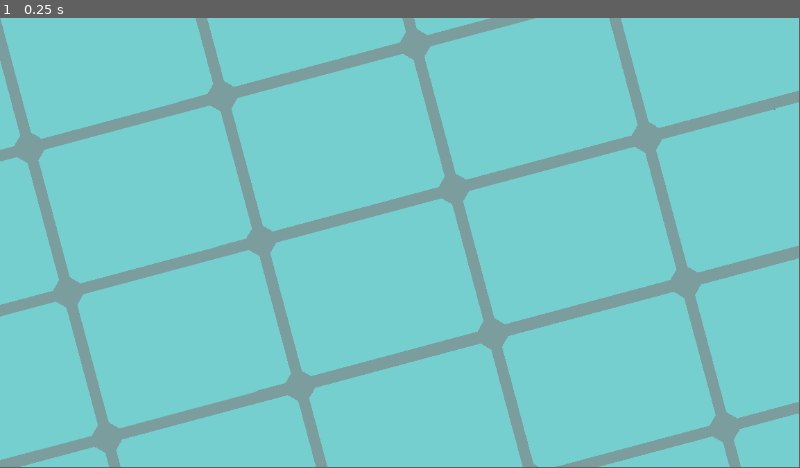
Above: before the commit, frame 1.
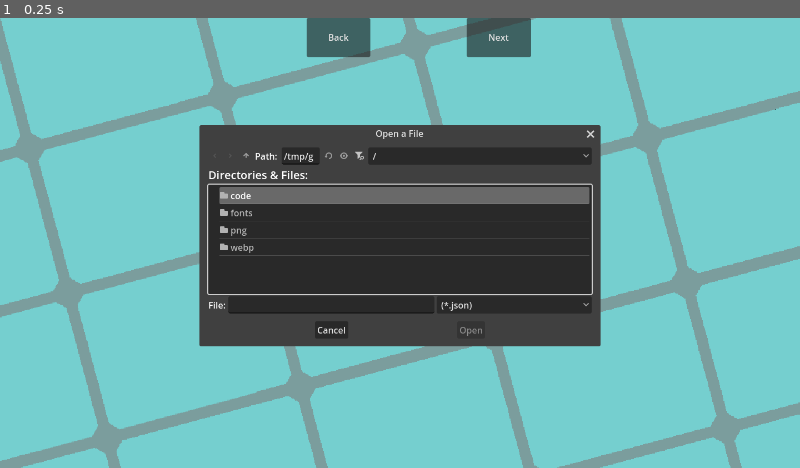
Above: after the commit, the same moment.

Repository: lukastan/hardSat_visualizer
Game: Godot game, scene res://node_2d.tscn
Two runs of this game, one before a commit and one after it. Both use one fixed random seed, a clock stepped at 60 frames per second and the inputs below.
Inputs:
- Up to frame 1 (0.25 s): no input
In our replay, the window is 799x449 before the commit and 800x450 after it. These sizes can differ from the game's own. Grey fills any space a smaller window leaves; there, only what the larger window draws over its background counts as a difference.

The runs differ from the first frame. In frame 1, 27% of the frame differs, in the area x 0-100%, y 0-100%.
Error before the commit: Cannot call method 'add_child' on a null value. (res://code/main.gd:160)

Commit message:
Dodat ispis dimacs-a, ostaje da se kod refaktoriše da ne bi sve bilo u jednom fajlu.

Diff:
--- a/code/graph.json
+++ /dev/null
@@ -1,52 +0,0 @@
-{
-  "edges": [
-	[
-	  0,
-	  1
-	],
-	[
-	  1,
-	  3
-	],
-	[
-	  2,
-	  3
-	],
-	[
-	  3,
-	  4
-	]
-  ],
-  "nodes": [
-	{
-	  "dist": 3,
-	  "id": 0,
-	  "label": "p",
-	  "type": "input"
-	},
-	{
-	  "dist": 2,
-	  "id": 1,
-	  "label": "NOT",
-	  "type": "gate"
-	},
-	{
-	  "dist": 2,
-	  "id": 2,
-	  "label": "q",
-	  "type": "input"
-	},
-	{
-	  "dist": 1,
-	  "id": 3,
-	  "label": "OR",
-	  "type": "gate"
-	},
-	{
-	  "dist": 0,
-	  "id": 4,
-	  "label": "OUT",
-	  "type": "output"
-	}
-  ]
-}
--- a/code/halfadder.json
+++ /dev/null
@@ -1,80 +0,0 @@
-{
-  "edges": [
-	[
-	  0,
-	  2
-	],
-	[
-	  1,
-	  2
-	],
-	[
-	  0,
-	  3
-	],
-	[
-	  1,
-	  3
-	],
-	[
-	  3,
-	  4
-	],
-	[
-	  2,
-	  5
-	],
-	[
-	  4,
-	  5
-	],
-	[
-	  5,
-	  6
-	]
-  ],
-  "nodes": [
-	{
-	  "dist": 0,
-	  "id": 0,
-	  "label": "A",
-	  "type": "input"
-	},
-	{
-	  "dist": 0,
-	  "id": 1,
-	  "label": "B",
-	  "type": "input"
-	},
-	{
-	  "dist": 1,
-	  "id": 2,
-	  "label": "OR",
-	  "type": "gate"
-	},
-	{
-	  "dist": 1,
-	  "id": 3,
-	  "label": "AND",
-	  "type": "gate"
-	},
-	{
-	  "dist": 2,
-	  "id": 4,
-	  "label": "NOT",
-	  "type": "gate"
-	},
-	{
-	  "dist": 3,
-	  "id": 5,
-	  "label": "AND",
-	  "type": "gate"
-	},
-	{
-	  "dist": 4,
-	  "id": 6,
-	  "label": "OUT",
-	  "type": "output"
-	}
-  ]
-}
--- /dev/null
+++ b/control.gd
@@ -0,0 +1,8 @@
+extends Control
+
+func _ready():
+	size = get_viewport().get_visible_rect().size
+	get_viewport().connect("size_changed", Callable(self, "_on_viewport_resized"))
+
+func _on_viewport_resized():
+	size = get_viewport().get_visible_rect().size
--- a/node_2d.tscn
+++ b/node_2d.tscn
@@ -1,14 +1,49 @@
-[gd_scene load_steps=4 format=3 uid="uid://c4yg1cd3qaqfv"]
+[gd_scene load_steps=5 format=3 uid="uid://c4yg1cd3qaqfv"]
 
 [ext_resource type="Script" uid="uid://d0ng7gea0scib" path="res://code/main.gd" id="1_wtcfe"]
 [ext_resource type="Texture2D" uid="uid://ogv4tqu7451q" path="res://png/verifier_background.png" id="2_0e48y"]
 [ext_resource type="Script" uid="uid://dd82lcysnp03m" path="res://sprite_2d.gd" id="3_epypp"]
+[ext_resource type="Script" uid="uid://ck2kgil4ob878" path="res://control.gd" id="4_0hol4"]
 
-[node name="Node2D" type="Node2D"]
+[node name="Control" type="Control"]
+layout_mode = 3
+anchor_right = 100.0
+anchor_bottom = 100.0
+offset_right = 1920.0
+offset_bottom = 1080.0
+script = ExtResource("4_0hol4")
 
-[node name="Sprite2D" type="Sprite2D" parent="."]
+[node name="CanvasLayer" type="CanvasLayer" parent="."]
+unique_name_in_owner = true
+
+[node name="Node2D" type="Node2D" parent="."]
+
+[node name="Background" type="Sprite2D" parent="Node2D"]
 texture = ExtResource("2_0e48y")
 script = ExtResource("3_epypp")
 
-[node name="Node2D" type="Node2D" parent="."]
+[node name="Graph" type="Node2D" parent="Node2D"]
 script = ExtResource("1_wtcfe")
+
+[node name="Next" type="Button" parent="."]
+layout_mode = 1
+anchors_preset = -1
+anchor_left = 0.583
+anchor_right = 0.608
+anchor_bottom = 0.025
+offset_right = 80.0
+offset_bottom = 50.0
+text = "Next"
+
+[node name="Back" type="Button" parent="."]
+layout_mode = 1
+anchors_preset = -1
+anchor_left = 0.383
+anchor_right = 0.407
+anchor_bottom = 0.025
+offset_right = 80.0
+offset_bottom = 50.0
+text = "Back"
+
+[connection signal="pressed" from="Next" to="Node2D/Graph" method="_on_next_pressed"]
+[connection signal="pressed" from="Back" to="Node2D/Graph" method="_on_back_pressed"]
--- a/project.godot
+++ b/project.godot
@@ -15,6 +15,12 @@
 config/features=PackedStringArray("4.4", "Forward Plus")
 config/icon="res://icon.svg"
 
+[display]
+
+window/size/viewport_width=1440
+window/size/viewport_height=810
+window/size/borderless=true
+
 [rendering]
 
 textures/canvas_textures/default_texture_filter=0
Not shown, added: control.gd.uid
Not shown, changed: code/ast
Not shown, changed: code/ast.cpp
Not shown, added: code/test.cnf
